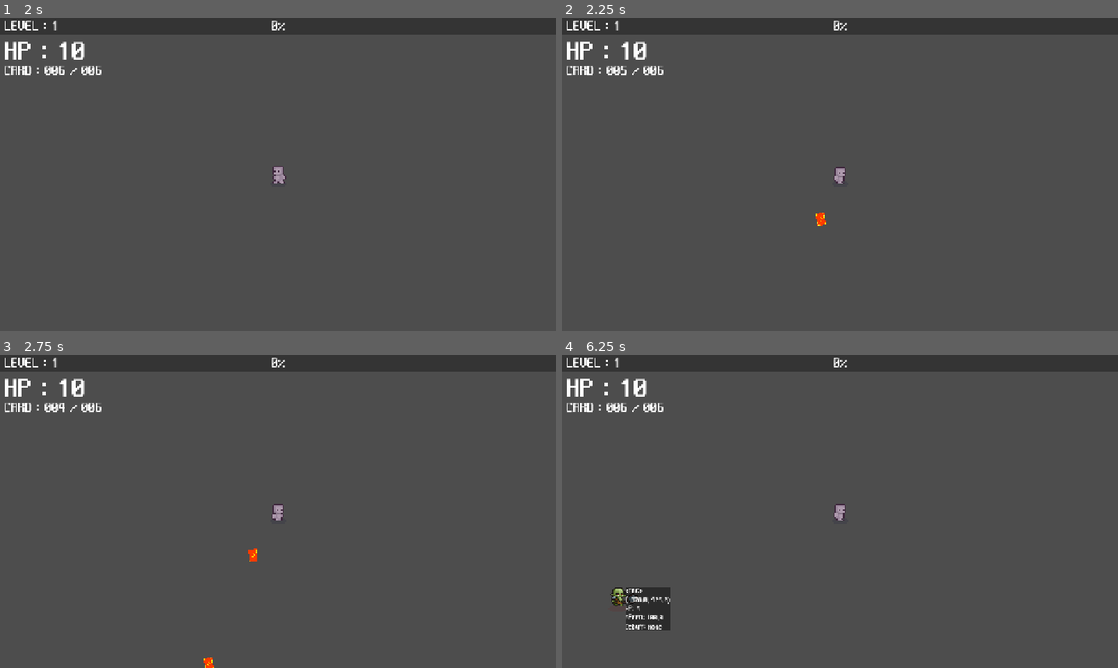
Above: before the commit, frames 1-4 (two rows, left to right).
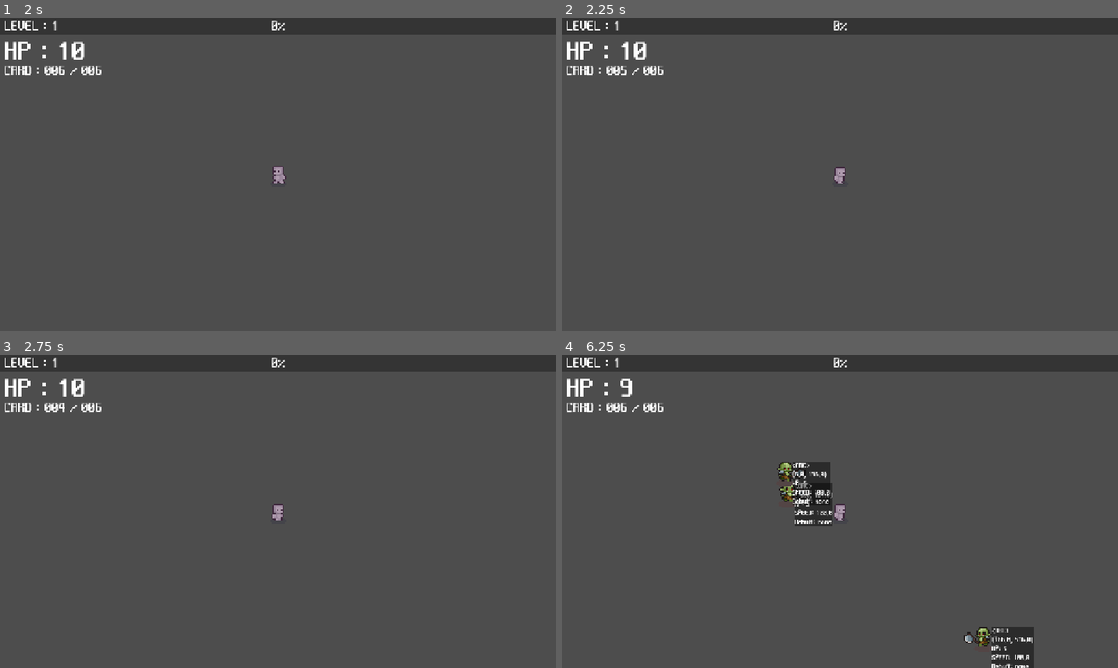
Above: after the commit, the same moments.

Repository: rnseo007/2dgame
Game: Godot game, scene res://Scenes/Main_Scenes/main.tscn
Same seed, same stepped clock (60 frames per second), same inputs: the game is played once before the commit and once after it. Sound files missing from this copy of the repository are replaced by a short silence.
Inputs:
- Up to frame 1 (2 s): tap Enter at 0.5 s; hold D (move_right) 0.53-1.28 s; hold S (move_down) from 1.28 s (still down)
- Up to frame 2 (2.25 s): tap Space at 2 s; release S (move_down) at 2.03 s; hold D (move_right) from 2.03 s (still down)
- Up to frame 3 (2.75 s): keep holding D (move_right)
- Up to frame 4 (6.25 s): release D (move_right) at 2.78 s; hold W (move_up) 2.78-3.53 s; hold A (move_left) 3.53-5.03 s; hold S (move_down) 5.03-5.78 s; hold D (move_right) from 5.78 s (still down)

Frame 1 is identical in both runs. In frame 2, less than 0.1% of the frame differs, in the area x 45-48%, y 62-67%; in frame 3, 0.1%; in frame 4, 4.0%, in the area x 8-85%, y 7-100%.

Commit message:
파이어 볼트 만들 것.

Diff:
--- a/Scenes/Cards/CardBase.tscn
+++ b/Scenes/Cards/BlankCard.tscn
@@ -1,22 +1,22 @@
 [gd_scene load_steps=4 format=3 uid="uid://civyjtqi6du8b"]
 
-[ext_resource type="Script" uid="uid://beloibwkcrove" path="res://Scripts/Cards/blankcard.gd" id="1_py8yy"]
-[ext_resource type="Texture2D" uid="uid://dhsagceuhckah" path="res://assets/Card/Cards/blankcard.png" id="2_jdqsh"]
+[ext_resource type="Script" uid="uid://beloibwkcrove" path="res://Scripts/Cards/blankcard.gd" id="1_lqxfj"]
+[ext_resource type="Texture2D" uid="uid://dhsagceuhckah" path="res://assets/Card/Cards/blankcard.png" id="2_45e0r"]
 
 [sub_resource type="RectangleShape2D" id="RectangleShape2D_45e0r"]
 size = Vector2(6.66667, 10)
 
-[node name="CardBase" type="Area2D" groups=["Card", "Player_Bullet"]]
+[node name="BlankCard" type="Area2D" groups=["Card", "Player_Bullet"]]
 scale = Vector2(3, 3)
 collision_layer = 4
 collision_mask = 2
-script = ExtResource("1_py8yy")
+script = ExtResource("1_lqxfj")
 
 [node name="CardSprite2D" type="Sprite2D" parent="."]
 texture_filter = 1
 rotation = 1.5708
 scale = Vector2(0.3, 0.3)
-texture = ExtResource("2_jdqsh")
+texture = ExtResource("2_45e0r")
 
 [node name="CardCollision" type="CollisionShape2D" parent="."]
 rotation = 1.5708
--- /dev/null
+++ b/Scenes/Cards/Fires/fire_bolt.tscn
@@ -0,0 +1,53 @@
+[gd_scene load_steps=8 format=3 uid="uid://is3f8l1a0tl5"]
+
+[ext_resource type="Script" uid="uid://c2mw62llwb0gu" path="res://Scripts/Cards/Fires/fire_bolt.gd" id="1_gr3yr"]
+
+[sub_resource type="CircleShape2D" id="CircleShape2D_nquq1"]
+radius = 2.23607
+
+[sub_resource type="Gradient" id="Gradient_gr3yr"]
+offsets = PackedFloat32Array(0, 0.208835, 0.738956, 1)
+colors = PackedColorArray(1, 0.233333, 0, 1, 1, 0.666667, 0, 1, 1, 0, 0, 1, 0, 0, 0, 1)
+
+[sub_resource type="GradientTexture1D" id="GradientTexture1D_2qu6i"]
+gradient = SubResource("Gradient_gr3yr")
+
+[sub_resource type="Curve" id="Curve_rjg06"]
+_data = [Vector2(0, 0), 0.0, 19.4654, 0, 0, Vector2(0.138182, 1), 0.0, 0.0, 0, 0, Vector2(0.996364, 0), 0.0, 0.0, 0, 0]
+point_count = 3
+
+[sub_resource type="CurveTexture" id="CurveTexture_rut5f"]
+curve = SubResource("Curve_rjg06")
+
+[sub_resource type="ParticleProcessMaterial" id="ParticleProcessMaterial_0a557"]
+particle_flag_disable_z = true
+emission_shape = 1
+emission_sphere_radius = 2.5
+angle_min = -180.0
+angle_max = 180.0
+direction = Vector3(0, 0, 0)
+initial_velocity_max = 1.0
+gravity = Vector3(0, 50, 0)
+scale_max = 3.0
+scale_curve = SubResource("CurveTexture_rut5f")
+color_ramp = SubResource("GradientTexture1D_2qu6i")
+turbulence_noise_strength = 0.0
+
+[node name="FireBolt" type="Area2D"]
+script = ExtResource("1_gr3yr")
+
+[node name="CollisionShape2D" type="CollisionShape2D" parent="."]
+shape = SubResource("CircleShape2D_nquq1")
+
+[node name="GPUParticles2D" type="GPUParticles2D" parent="."]
+position = Vector2(0, -1)
+amount = 100
+lifetime = 1.5
+process_material = SubResource("ParticleProcessMaterial_0a557")
+
+[node name="Timer" type="Timer" parent="."]
+wait_time = 4.0
+autostart = true
+
+[connection signal="area_entered" from="." to="." method="enemy_hit"]
+[connection signal="timeout" from="Timer" to="." method="_on_timer_timeout"]
--- a/Scenes/Main_Scenes/enemy_spawner.tscn
+++ b/Scenes/Main_Scenes/enemy_spawner.tscn
@@ -7,9 +7,9 @@
 [sub_resource type="Resource" id="Resource_344ge"]
 script = ExtResource("2_cdqhx")
 time_start = 0
-time_end = 60
+time_end = 100
 enemy = ExtResource("3_tdwud")
-enemy_num = 1
+enemy_num = 2
 enemy_spawn_delay = 1
 metadata/_custom_type_script = "uid://dlion5xr8sj8k"
 
--- /dev/null
+++ b/Scripts/Cards/Fires/fire_bolt.gd
@@ -0,0 +1,33 @@
+extends Area2D
+
+var knock_amount : float = 200.0
+var attack_size = 1.0
+var speed : float = 300.0
+var damage : int = 0
+
+var debuff : String = "burn"
+var debuff_time : float = 5 #sec
+var debuff_damage : int = 1
+var debuff_pulse_time : float = 1 #sec
+var debuff_color = Color(1, 0, 0)
+
+var target : Vector2 = Vector2.ZERO
+var angle : Vector2 = Vector2.ZERO
+
+#@onready var particle = $GPUParticles2D
+
+@onready var player = get_tree().get_first_node_in_group("Player")
+
+func _ready() -> void:
+	angle = global_position.direction_to(target)
+	rotation = angle.angle()
+	#particle.process_material.gravity = Vector3(angle.x*speed/10, angle.y*speed/10, 0)
+
+func _process(delta):
+	position += angle * speed * delta
+
+func enemy_hit(_area : Area2D):
+	queue_free()
+
+func _on_timer_timeout() -> void:
+	queue_free()
--- a/Scripts/attack.gd
+++ b/Scripts/attack.gd
@@ -3,11 +3,6 @@
 class_name AttackControl
 
 @onready var player = get_tree().get_first_node_in_group("Player")
-
-#Cards
-var card = preload("res://Scenes/Cards/CardBase.tscn")
-#Card Scripts
-var fireball_src = preload("res://Scripts/Cards/fireball_card.gd")
 
 #Attack Nodes
 @onready var reloadTimer = $ReloadTimer
@@ -23,10 +18,14 @@
 #Attack Card List
 var inv_card_list : Array = []
 var cur_card_list : Array = []
+var card_list = {
+	"blank" : preload("res://Scenes/Cards/BlankCard.tscn"),
+	"fire_bolt" : preload("res://Scenes/Cards/Fires/fire_bolt.tscn")
+}
 
 func _ready() -> void:
 	for i in range(0, inv_max):
-		inv_card_list.append("fireball")
+		inv_card_list.append(card_list.keys()[1])
 	print(inv_card_list.size())
 	reloadTimer.start(reload_time)
 
@@ -46,11 +45,7 @@
 
 	if cur_ammo > 0:
 		print(cur_card_list)
-		var card_attack = card.instantiate()
-		match cur_card_list.get(0):
-			"fireball":
-				card_attack.set_script(fireball_src)
-				card_attack.card_sprite = load("res://assets/Card/Cards/firecard.png")
+		var card_attack = card_list[cur_card_list[0]].instantiate()
 		card_attack.position = player.global_position
 		card_attack.target = get_close_target(enemys)
 
Not shown, added: Scripts/Cards/Fires/fire_bolt.gd.uid
